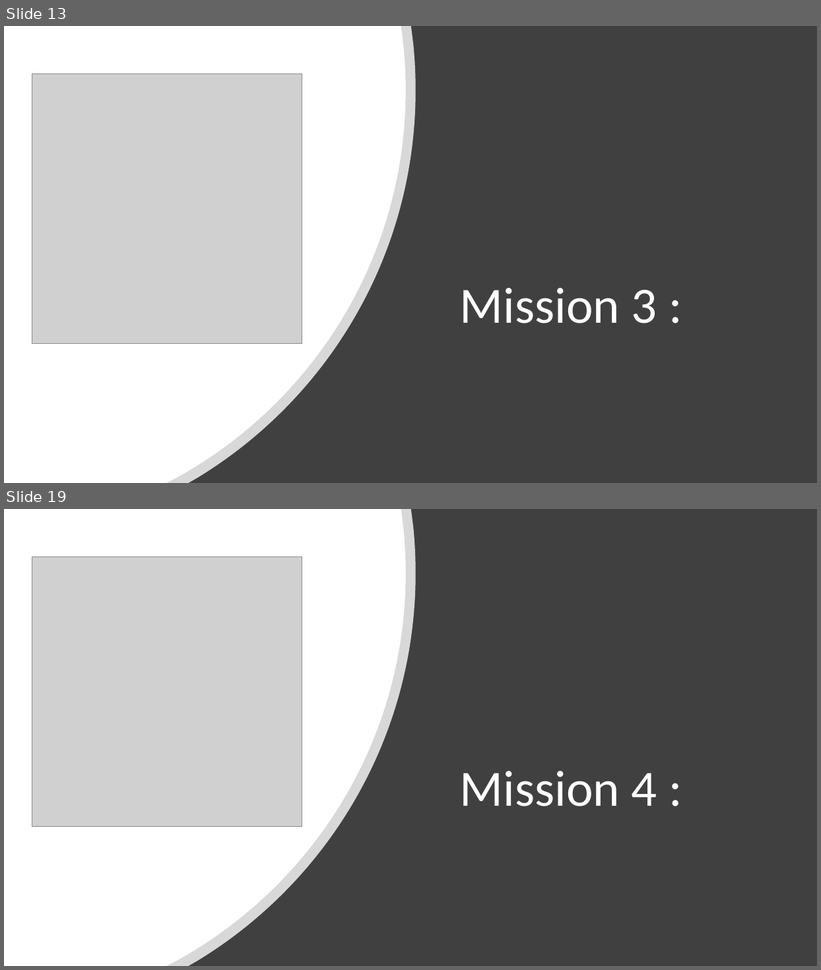
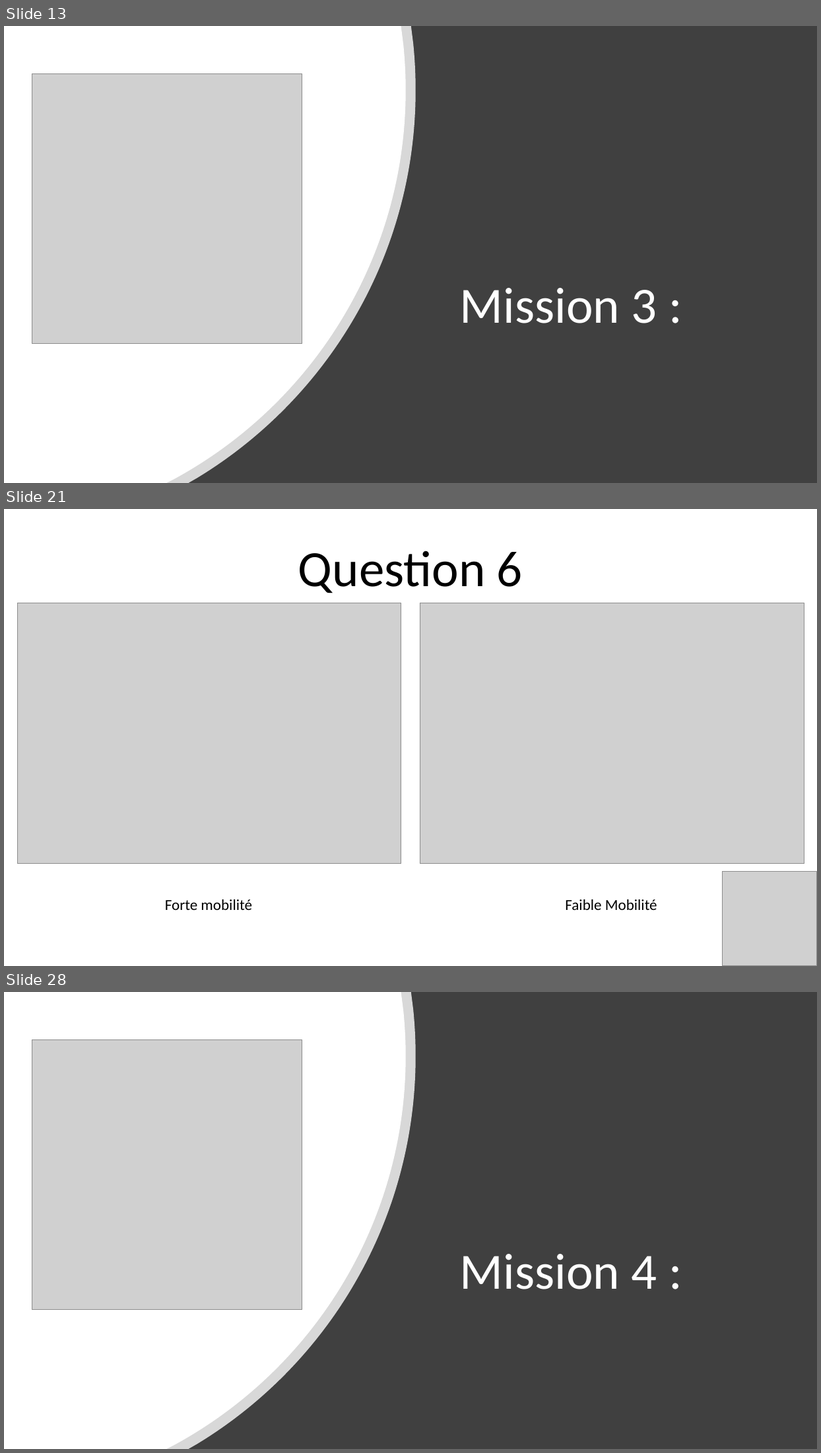
Before and after one commit to Julien-paulet/Projet_7, a slide deck: Présentation.pptx. Shown one above the other, each under a label of ours: slides 13 and 19 before the commit, slides 13, 21 and 28 after it; the slides between them are not shown. The pictures are 821x970 and 821x1453 pixels, drawn with LibreOffice and Linux fonts; fonts in the diff are those of the drawing; grey boxes stand for pictures. Boxes give left, top, right and bottom in pixels: in the first picture for what was removed or moved away, otherwise in the second. Text is boxed around its words. In the diff, an @@ line names an element or a change of style, - is before the commit and + after.

```diff
--- a/Présentation.pptx
+++ b/Présentation.pptx
@@ slide 21 added at [4, 509, 817, 966], background #FFFFFF @@
@@ text added at [298, 551, 523, 593], 60 pt, text #000000 @@
+Question 6
@@ picture added at [17, 603, 401, 864] @@
@@ picture added at [420, 603, 805, 864] @@
@@ picture added at [723, 871, 817, 966] @@
@@ text added at [165, 900, 252, 910], 18 pt, text #000000 @@
+Forte mobilité
@@ text added at [565, 900, 657, 910], 18 pt, text #000000 @@
+Faible Mobilité
@@ what was slide 19 is now slide 28 @@
```
Also in this commit, not shown: 14 slides changed, 10 other slides added, 2 slides removed, 3 other files.
